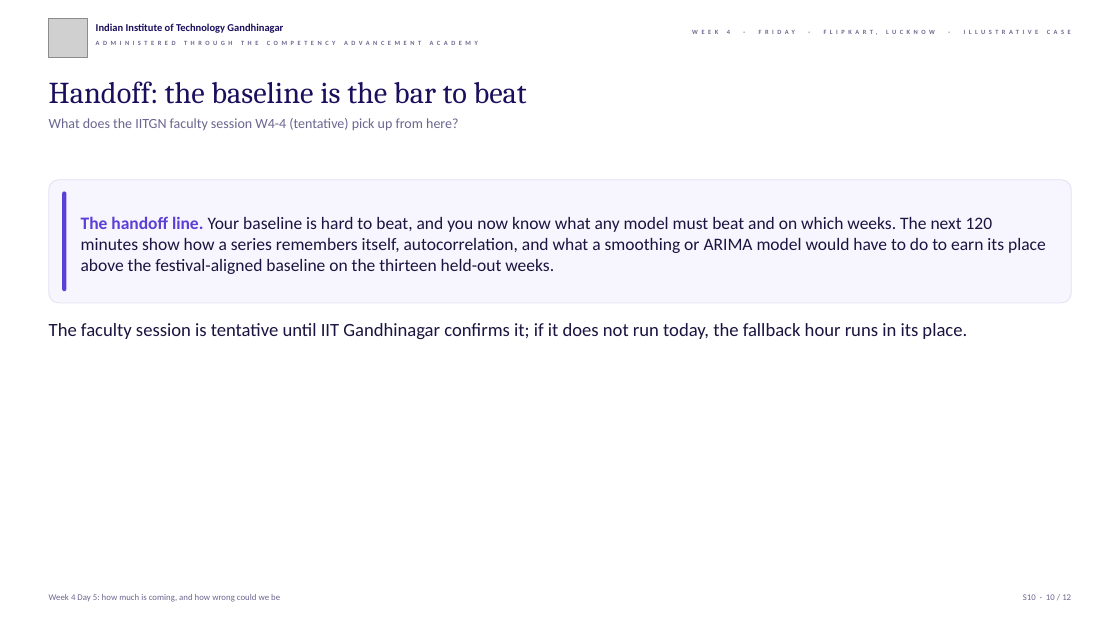
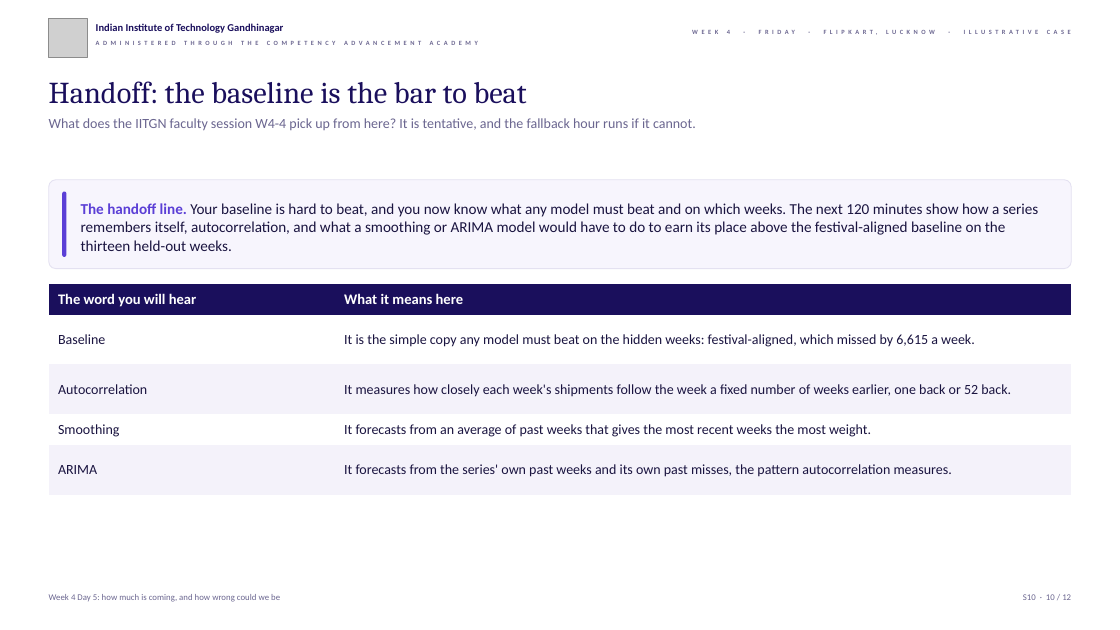
Before and after one commit to fde-academy-lab/c2-content-factory, a slide deck: slide 10 of content/W04/D5/slides/C2_W04_D05_half2_STUDENT.pptx. Drawn at 1120x630 pixels with LibreOffice and Linux fonts; fonts in the diff are those of the drawing; grey boxes stand for pictures; background and template pictures are left out. Boxes give left, top, right and bottom in pixels: in the first picture for what was removed or moved away, otherwise in the second. Text is boxed around its words. In the diff, an @@ line names an element or a change of style, - is before the commit and + after.

```diff
--- a/content/W04/D5/slides/C2_W04_D05_half2_STUDENT.pptx
+++ b/content/W04/D5/slides/C2_W04_D05_half2_STUDENT.pptx
@@ text at [49, 118, 696, 130]: text changed @@
-What does the IITGN faculty session W4-4 (tentative) pick up from here?
+What does the IITGN faculty session W4-4 pick up from here? It is tentative, and the fallback hour runs if it cannot.
@@ rounded rectangle: place and size @@
-rounded rectangle at [49, 180, 1071, 303]
+rounded rectangle at [49, 180, 1071, 269]
@@ rounded rectangle: place and size @@
-rounded rectangle at [62, 192, 66, 292]
+rounded rectangle at [62, 192, 66, 257]
@@ text "The handoff line. Your baseline ..." at [81, 203, 1039, 251]: size 15 to 13 pt @@
@@ table added at [49, 284, 1072, 495], 5 rows, 2 columns @@
+The word you will hear | What it means here
+Baseline | It is the simple copy any model must beat on the hidden weeks: festival-aligned, which missed by 6,615 a week.
+Autocorrelation | It measures how closely each week's shipments follow the week a fixed number of weeks earlier, one back or 52 back.
+Smoothing | It forecasts from an average of past weeks that gives the most recent weeks the most weight.
+ARIMA | It forecasts from the series' own past weeks and its own past misses, the pattern autocorrelation measures.
@@ text removed at [49, 323, 967, 340] @@
-The faculty session is tentative until IIT Gandhinagar confirms it; if it does not run today, the fallback hour runs in its place.
```
Also in this commit, not shown: 17 other files.
